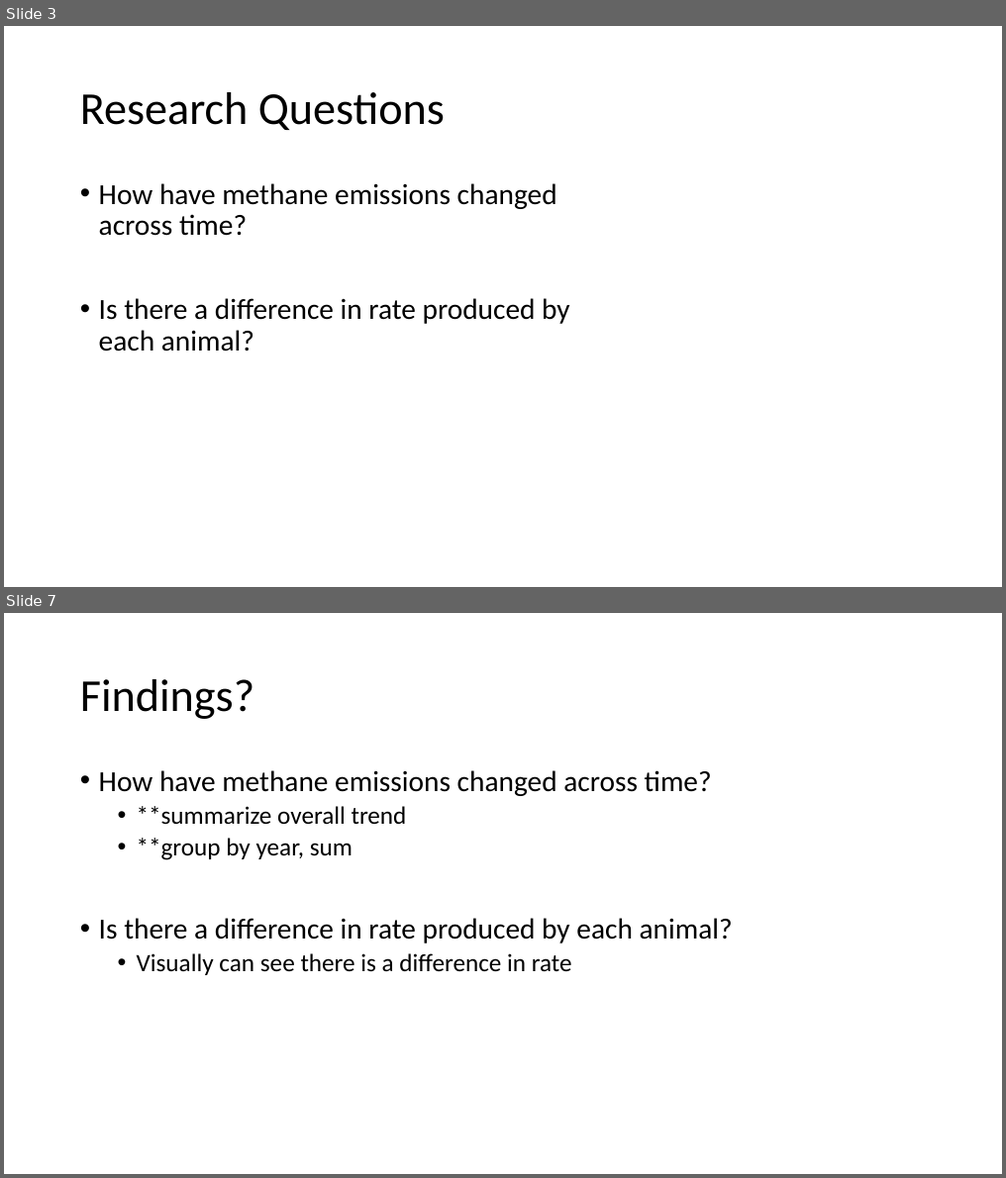
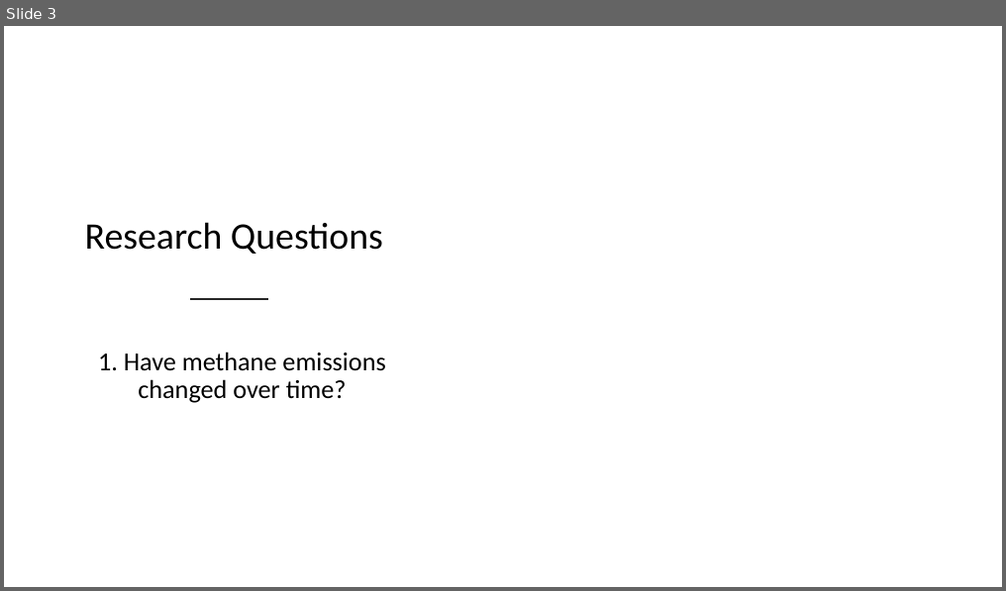
Before and after one commit to sultzerk/SultzerSwit_ENV872_EDA_FinalProject, a slide deck: Project/Sultzer_Swit_Methane.pptx. Shown one above the other, each under a label of ours: slides 3 and 7 before the commit, slide 3 after it; the slides between them are not shown. The pictures are 1006x1178 and 1006x591 pixels, drawn with LibreOffice and Linux fonts; fonts in the diff are those of the drawing; background and template pictures are left out. Boxes give left, top, right and bottom in pixels: in the first picture for what was removed or moved away, otherwise in the second. Text is boxed around its words. In the diff, an @@ line names an element or a change of style, - is before the commit and + after.

```diff
--- a/Project/Sultzer_Swit_Methane.pptx
+++ b/Project/Sultzer_Swit_Methane.pptx
@@ slide 7 removed at [4, 613, 1002, 1174], background #FFFFFF @@
@@ title removed at [80, 679, 254, 719] @@
-Findings?
@@ text removed at [99, 770, 733, 975] @@
-• How have methane emissions changed across time?
-  • **summarize overall trend
-  • **group by year, sum
-• Is there a difference in rate produced by each animal?
-  • Visually can see there is a difference in rate
@@ slide 3 changed as well @@
@@ freeform shape added at [4, 107, 497, 587], fill #FFFFFF at 75% opacity @@
@@ title "Research Questions": place and size @@
-title "Research Questions" at [80, 92, 445, 130]
+title "Research Questions" at [85, 222, 383, 254]
@@ title "Research Questions" at [85, 222, 383, 254]: size 44 to 36 pt; alignment left to centre @@
@@ text "1. Have methane emissions changed ..." at [98, 352, 385, 403]: vertical alignment top to middle @@
@@ line added from (191, 299) to (267, 299), #262626 2 pt @@
@@ text at [98, 352, 385, 403]: text changed; size 28 to 25 pt @@
-• How have methane emissions changed across time?
-• Is there a difference in rate produced by each animal?
+1. Have methane emissions changed over time?
```
Also in this commit, not shown: 3 other slides changed, 6 slides added, 3 other slides removed, 8 other files.
